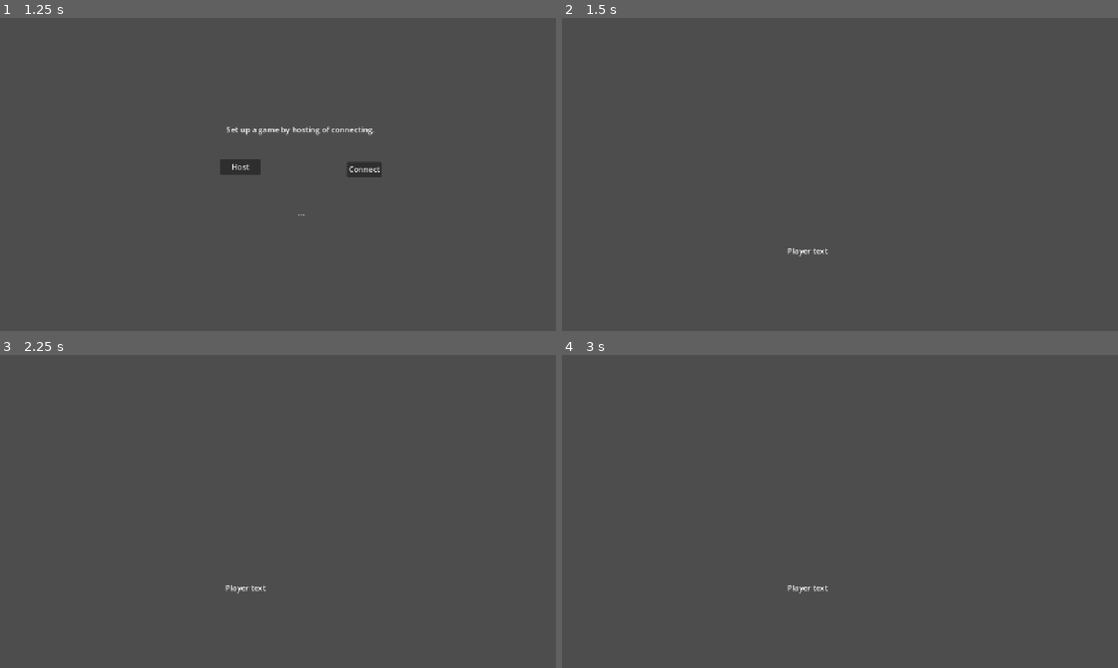
Above: before the commit, frames 1-4 (two rows, left to right).
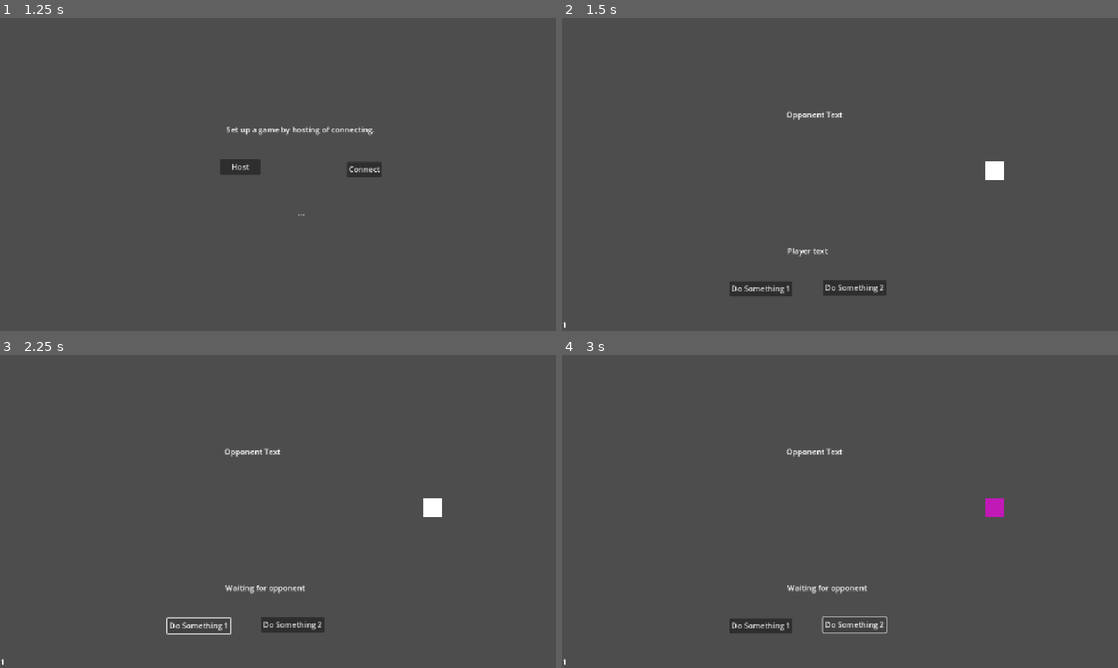
Above: after the commit, the same moments.

Repository: JoeyGiordano/JGZGodotGameTemplate
Game: Godot game, scene res://scenes/game_container/game_container.tscn
Same seed, same stepped clock (60 frames per second), same inputs: the game is played once before the commit and once after it.
Inputs (mouse positions are in pixels of both pictures, inside the frame that each line leads up to):
- Up to frame 1 (1.25 s): click "Play" at 0.5 s
- Up to frame 2 (1.5 s): click "Connect" at 1.25 s
- Up to frame 3 (2.25 s): click (200, 624) at 2 s, where only the run after the commit has a clickable "Do Something 1"
- Up to frame 4 (3 s): click (856, 624) at 2.75 s, where only the run after the commit has a clickable "Do Something 2"

Frame 1 is identical in both runs. In frame 2, 1.3% of the frame differs, in the area x 0-80%, y 29-100%; in frame 3, 1.2%; in frame 4, 1.1%.

Commit message:
Working local networking

Diff:
--- a/game/player_field.tscn
+++ b/game/player_field.tscn
@@ -1,6 +1,9 @@
-[gd_scene format=3 uid="uid://brihhvr3e0dtq"]
+[gd_scene load_steps=2 format=3 uid="uid://brihhvr3e0dtq"]
+
+[ext_resource type="Script" uid="uid://dkhyyxjothkkv" path="res://game/player_field_1.gd" id="1_arifm"]
 
 [node name="PlayerField" type="Node2D"]
+script = ExtResource("1_arifm")
 
 [node name="Label" type="Label" parent="."]
 offset_left = 466.0
@@ -8,3 +11,28 @@
 offset_right = 550.0
 offset_bottom = 493.0
 text = "Player text"
+
+[node name="Button" type="Button" parent="."]
+offset_left = 346.0
+offset_top = 544.0
+offset_right = 463.0
+offset_bottom = 575.0
+text = "Do Something 1"
+
+[node name="Button2" type="Button" parent="."]
+offset_left = 540.0
+offset_top = 542.0
+offset_right = 671.0
+offset_bottom = 573.0
+text = "Do Something 2"
+
+[node name="ColorRect" type="ColorRect" parent="."]
+offset_left = 876.0
+offset_top = 296.0
+offset_right = 916.0
+offset_bottom = 336.0
+
+[node name="IDLabel" type="Label" parent="."]
+offset_top = 623.0
+offset_right = 40.0
+offset_bottom = 646.0
--- /dev/null
+++ b/game/player_field_1.gd
@@ -0,0 +1,44 @@
+extends Node2D
+class_name PlayerField1
+
+@onready var label : Label = $Label
+@onready var rect : ColorRect = $ColorRect
+@onready var button1 : Button = $Button
+@onready var button2 : Button = $Button2
+
+func _ready():
+	button1.connect("button_down", on_button1_pressed)
+	button2.connect("button_down", on_button2_pressed)
+	$IDLabel.text = str(multiplayer.get_unique_id())
+
+func on_button1_pressed() :
+	if multiplayer.get_peers().size() < 1 :
+		label.text = "Waiting for opponent"
+		var timer = get_tree().create_timer(1.5)
+		await timer.timeout
+		label.text = "Player text"
+		return
+	if label.modulate == Color.BLUE : label.modulate = Color.WHITE
+	else : label.modulate = Color.BLUE
+	rpc("on_button1_pressed_for_peer")
+
+@rpc("any_peer")
+func on_button1_pressed_for_peer() :
+	var labelx : Label = GameContainer.GC.OpponentSceneHolder.get_child(0).get_child(0)
+	if labelx.modulate == Color.RED : labelx.modulate = Color.WHITE
+	else : labelx.modulate = Color.RED
+
+func on_button2_pressed() :
+	var rand_color = get_random_color()
+	rect.color = rand_color
+	rpc("on_button2_pressed_for_peer", rand_color)
+
+@rpc("any_peer")
+func on_button2_pressed_for_peer(color : Color) :
+	rect.color = color
+
+func get_random_color() -> Color:
+	var hue = randf_range(0.0, 1.0)
+	var saturation = randf_range(0.5, 1.0)
+	var value = randf_range(0.6, 1.0)
+	return Color.from_hsv(hue, saturation, value)
--- a/scenes/game_container/game_container.gd
+++ b/scenes/game_container/game_container.gd
@@ -39,7 +39,6 @@
 	#quit if Q pressed - DEBUG
 	if Input.is_key_pressed(KEY_Q) :
 		get_tree().quit()
-	pass
 
 func switch_to_scene(scene_name : String) :
 	#switch to a scene with the name scene_name
@@ -57,7 +56,8 @@
 
 func _switch_opponent_scene(scene : PackedScene) :
 	#replace the scene in the ActiveSceneHolder with a newly instantiated PackedScene scene
-	OpponentSceneHolder.get_child(0).queue_free()
+	if OpponentSceneHolder.get_child_count() != 0 :
+		OpponentSceneHolder.get_child(0).queue_free()
 	var s = scene.instantiate()
 	OpponentSceneHolder.add_child(s)
 
--- a/scenes/game_container/multiplayer.gd
+++ b/scenes/game_container/multiplayer.gd
@@ -4,7 +4,7 @@
 # Port that server is listening for communications on
 const PORT = 123
 # The IP address of the server
-const SERVER_ADDRESS = "loaclhost"
+const SERVER_ADDRESS = "localhost"
 
 # Create peer object using ENet networking library
 var peer = ENetMultiplayerPeer.new()
@@ -25,6 +25,7 @@
 	multiplayer.multiplayer_peer = peer
 	# Switch to the player game scene
 	GameContainer.GC.switch_to_scene("player_field_1")
+	GameContainer.GC.switch_to_opponent_scene("opponent_field_1")
 
 func on_peer_connected(peer_id) :
-	print("Player joined")
+	GameContainer.GC.switch_to_opponent_scene("opponent_field_1")
Not shown, added: game/player_field_1.gd.uid
